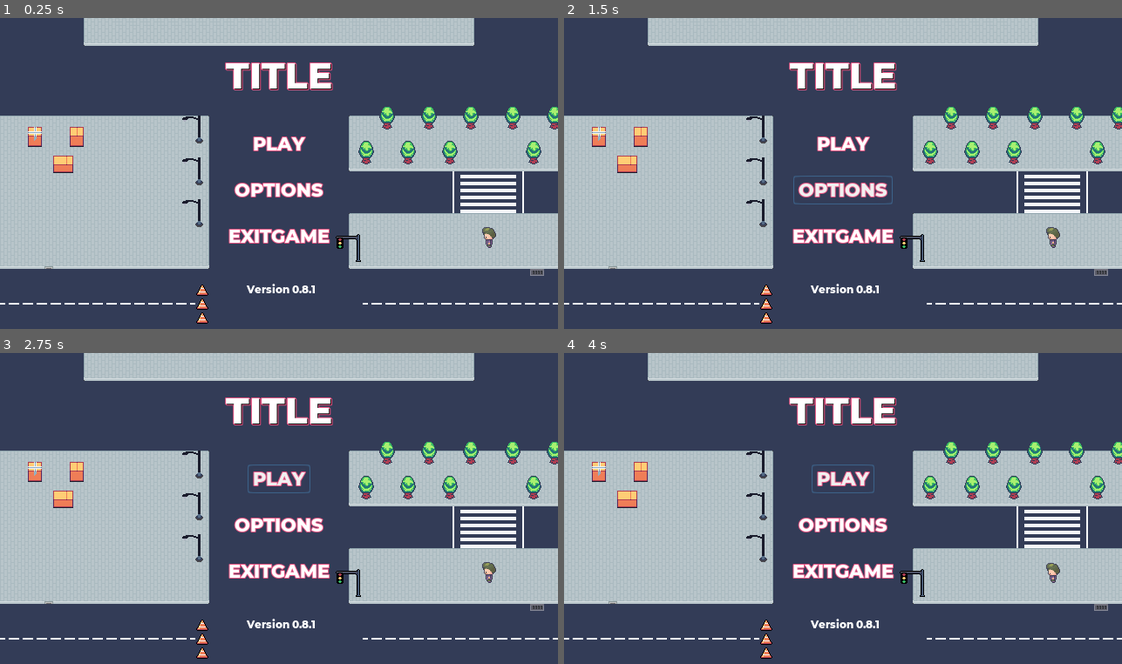
Above: before the commit, frames 1-4 (two rows, left to right).
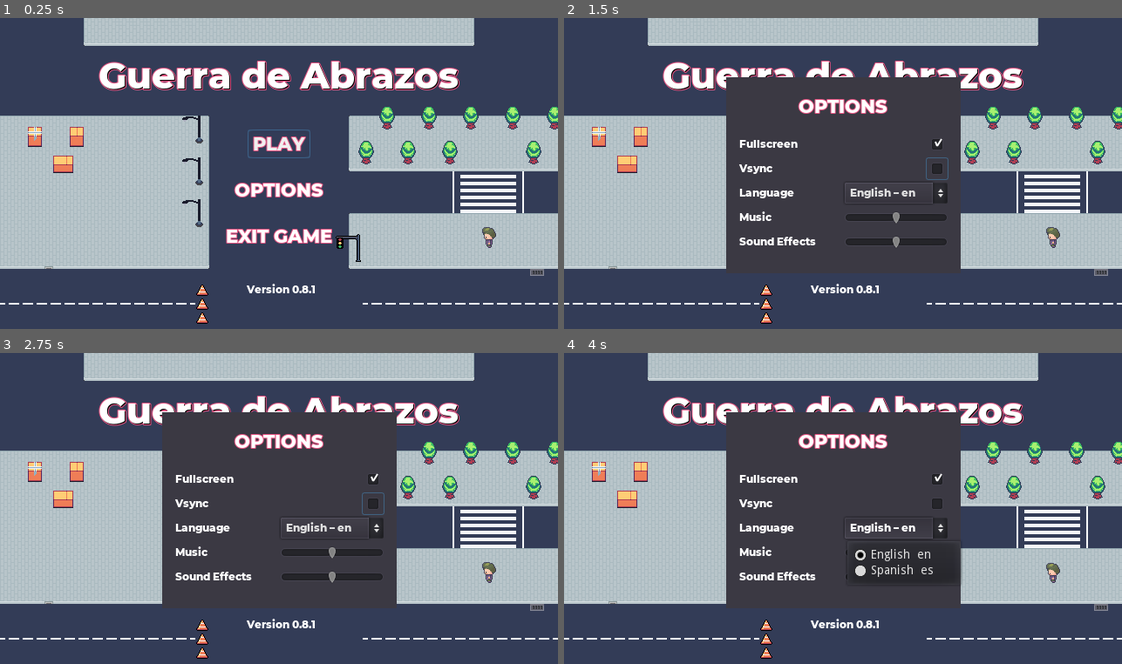
Above: after the commit, the same moments.

Repository: clubbrocoli/pld-practicas
Game: Godot game, scene res://guis/title_screen/title_screen.tscn
Two runs of this game, one before a commit and one after it. Both use one fixed random seed, a clock stepped at 60 frames per second and the inputs below. The engine's default icon, where the game draws it, is replaced by a stand-in: a white triangle on a blue panel in a dark square.
Inputs (mouse positions are in pixels of both pictures, inside the frame that each line leads up to):
- Up to frame 1 (0.25 s): no input
- Up to frame 2 (1.5 s): click "OPTIONS" at 0.5 s; click (937, 167) at 1.27 s
- Up to frame 3 (2.75 s): click "PLAY" at 2 s
- Up to frame 4 (4 s): click "PLAY" at 2.75 s; click (893, 527) at 3.5 s, where only the run after the commit has a clickable "English – en"

The runs differ from the first frame. In frame 1, 4.9% of the frame differs, in the area x 17-83%, y 13-73%; in frame 2, 14%; in frame 3, 14%; in frame 4, 15%, in the area x 17-83%, y 13-81%.
Error before the commit: Parse Error: The identifier "MusicPlayer" isn't declared in the current scope. (res://guis/title_screen/title_screen.gd:8)

Commit message:
:bug::rotating_light: Fix #36. Fix a lot of compilers warnings
+ Correctly prefix private variables with an underscore
+ Add ability to leave select screen with ESCAPE. Hints at the users how to leave.
+ Handle errors when changing scene

Diff:
--- a/GuerraDeAbrazos/actors/npcs/npc.gd
+++ b/GuerraDeAbrazos/actors/npcs/npc.gd
@@ -11,12 +11,10 @@
 var direction = Vector2.ZERO
 var hugging = false
 var hugging_body = null
-var animation
 var pushed = false
 
 
 func start(given_path, starting_position):
-	animation = "run"
 	path = given_path
 	position = starting_position
 	direction = position.direction_to(path[0])
@@ -35,16 +33,14 @@
 		if distance_to_next_point > 1:
 			move_and_slide(direction * speed)
 			for index in get_slide_count():
-				var collision = get_slide_collision(index)
 				move_and_slide(direction.rotated(PI*randf())*speed*rand_range(1,3))
 				direction = position.direction_to(path[0])
 
 			last_input = direction
-			change_animation(animation)
+			change_animation("run")
 		else:
 			# The player get to the next point
 			last_input = direction
-			change_animation(animation)
 			path.remove(0)
 			if path.size() <= 0:
 				queue_free()
--- a/GuerraDeAbrazos/actors/player/bomb.tscn
+++ b/GuerraDeAbrazos/actors/player/bomb.tscn
@@ -54,7 +54,6 @@
 texture = ExtResource( 2 )
 
 [connection signal="area_entered" from="CharacterDetectionArea" to="." method="_on_CharacterDetectionArea_area_entered"]
-[connection signal="area_shape_entered" from="ExplosionArea" to="." method="_on_ExplosionArea_area_shape_entered"]
 [connection signal="body_entered" from="ExplosionArea" to="." method="_on_Explosion_body_entered"]
 [connection signal="body_entered" from="PickUpArea" to="." method="_on_PickUpArea_body_entered"]
 [connection signal="timeout" from="ExplosionDuration" to="." method="_on_ExplosionDuration_timeout"]
--- a/GuerraDeAbrazos/actors/player/player.gd
+++ b/GuerraDeAbrazos/actors/player/player.gd
@@ -59,6 +59,7 @@
 		velocity = move_and_slide(velocity)
 	else:
 		var motion = velocity * (1 - impulse_vel.length()/bomb_push)
+		# warning-ignore:return_value_discarded
 		move_and_slide(motion + impulse_vel)
 		impulse_vel = impulse_vel.move_toward(Vector2.ZERO, friction * delta)
 
--- a/GuerraDeAbrazos/actors/player/player.tscn
+++ b/GuerraDeAbrazos/actors/player/player.tscn
@@ -228,7 +228,7 @@
 texture = ExtResource( 1 )
 hframes = 24
 vframes = 7
-frame = 36
+frame = 38
 
 [node name="AnimationPlayer" type="AnimationPlayer" parent="."]
 anims/IdleDown = SubResource( 3 )
--- a/GuerraDeAbrazos/areas/boxy_obstacles.tres
+++ b/GuerraDeAbrazos/areas/boxy_obstacles.tres
@@ -17,34 +17,34 @@
 [sub_resource type="ConvexPolygonShape2D" id=5]
 points = PoolVector2Array( 23, 20, 0, 20, 0, 10, 23, 10 )
 
+[sub_resource type="ConvexPolygonShape2D" id=6]
+points = PoolVector2Array( 32, 16, 0, 16, 0, 4, 32, 4 )
+
+[sub_resource type="ConvexPolygonShape2D" id=7]
+points = PoolVector2Array( 16, 16, 0, 16, 0, 11, 16, 11 )
+
+[sub_resource type="ConvexPolygonShape2D" id=8]
+points = PoolVector2Array( 16, 16, 0, 16, 0, 12, 16, 12 )
+
+[sub_resource type="ConvexPolygonShape2D" id=9]
+points = PoolVector2Array( 0, 10, 1, 9, 13, 9, 14, 10, 14, 12, 13, 13, 1, 13, 0, 12 )
+
+[sub_resource type="ConvexPolygonShape2D" id=10]
+points = PoolVector2Array( 0, 12, 1, 11, 13, 11, 14, 12, 14, 14, 12, 16, 2, 16, 0, 14, 0, 14 )
+
+[sub_resource type="ConvexPolygonShape2D" id=11]
+points = PoolVector2Array( 16, 16, 0, 16, 0, 12, 16, 12 )
+
+[sub_resource type="ConvexPolygonShape2D" id=12]
+points = PoolVector2Array( 3, 14, 3, 13, 2, 12, 1, 11, 10, 11, 10, 12, 9, 12, 9, 14 )
+
+[sub_resource type="ConvexPolygonShape2D" id=13]
+points = PoolVector2Array( 12, 16, 0, 16, 0, 12, 12, 12 )
+
 [sub_resource type="ConvexPolygonShape2D" id=14]
-points = PoolVector2Array( 32, 16, 0, 16, 0, 4, 32, 4 )
+points = PoolVector2Array( 12, 16, 0, 16, 0, 12, 12, 12 )
 
 [sub_resource type="ConvexPolygonShape2D" id=15]
-points = PoolVector2Array( 16, 16, 0, 16, 0, 11, 16, 11 )
-
-[sub_resource type="ConvexPolygonShape2D" id=6]
-points = PoolVector2Array( 16, 16, 0, 16, 0, 12, 16, 12 )
-
-[sub_resource type="ConvexPolygonShape2D" id=7]
-points = PoolVector2Array( 0, 10, 1, 9, 13, 9, 14, 10, 14, 12, 13, 13, 1, 13, 0, 12 )
-
-[sub_resource type="ConvexPolygonShape2D" id=8]
-points = PoolVector2Array( 0, 12, 1, 11, 13, 11, 14, 12, 14, 14, 12, 16, 2, 16, 0, 14, 0, 14 )
-
-[sub_resource type="ConvexPolygonShape2D" id=9]
-points = PoolVector2Array( 16, 16, 0, 16, 0, 12, 16, 12 )
-
-[sub_resource type="ConvexPolygonShape2D" id=10]
-points = PoolVector2Array( 3, 14, 3, 13, 2, 12, 1, 11, 10, 11, 10, 12, 9, 12, 9, 14 )
-
-[sub_resource type="ConvexPolygonShape2D" id=11]
-points = PoolVector2Array( 12, 16, 0, 16, 0, 12, 12, 12 )
-
-[sub_resource type="ConvexPolygonShape2D" id=12]
-points = PoolVector2Array( 12, 16, 0, 16, 0, 12, 12, 12 )
-
-[sub_resource type="ConvexPolygonShape2D" id=13]
 points = PoolVector2Array( 25, 26, 0, 26, 0, 17, 25, 17 )
 
 [resource]
--- a/GuerraDeAbrazos/guis/game_menu/game_menu.gd
+++ b/GuerraDeAbrazos/guis/game_menu/game_menu.gd
@@ -17,7 +17,8 @@
 
 func _on_Quit_pressed():
 	close()
-	get_tree().change_scene("res://guis/title_screen/title_screen.tscn")
+	if get_tree().change_scene("res://guis/title_screen/title_screen.tscn") != OK:
+		print("Unexpected error changing scene to leave a match")
 
 
 func open():
--- a/GuerraDeAbrazos/guis/ingame_gui/gui.gd
+++ b/GuerraDeAbrazos/guis/ingame_gui/gui.gd
@@ -12,7 +12,7 @@
 	_change_icon()
 
 
-func _process(delta):
+func _process(_delta):
 	if Engine.editor_hint:
 		_change_icon()
 
--- a/GuerraDeAbrazos/guis/options_menu/options_menu.gd
+++ b/GuerraDeAbrazos/guis/options_menu/options_menu.gd
@@ -1,44 +1,46 @@
 extends Control
 
-onready var Settings = get_node("/root/Settings")
-
+onready var fullscreen_checkbox = $VBoxContainer/Fullscreen/CheckBox
+onready var vsync_checkbox = $VBoxContainer/Vsync/CheckBox
+onready var language_option = $VBoxContainer/Language/OptionButton
+onready var music_vol_slider = $VBoxContainer/MusicVol/HSlider
+onready var sfx_vol_slider = $VBoxContainer/SfxVol/HSlider
 
 func _ready():
-	$VBoxContainer/Fullscreen/Button.pressed = Settings.get_setting("display", "fullscreen")
-	$VBoxContainer/Vsync/Button.pressed = Settings.get_setting("display", "vsync")
-	$VBoxContainer/Language/OptionButton.selected = _locale_to_id(Settings.get_setting("input", "locale"))
-
+	fullscreen_checkbox.pressed = Settings.get_setting("display", "fullscreen")
+	vsync_checkbox.pressed = Settings.get_setting("display", "vsync")
+	language_option.selected = _locale_to_id(Settings.get_setting("input", "locale"))
+	music_vol_slider.value = Settings.get_setting("audio", "music_volume")
+	sfx_vol_slider.value = Settings.get_setting("audio", "sfx_volume")
 
 func open():
-	$VBoxContainer/Fullscreen/Button.grab_focus()
+	fullscreen_checkbox.grab_focus()
 	show()
 
 
 func close():
+	Settings.save_settings()
 	hide()
 
 
 func _on_Fullscreen_toggled(button_pressed):
 	Settings.set_setting("display", "fullscreen", button_pressed)
 	Settings.apply_settings()
-	Settings.save_settings()
+
 
 
 func _on_Vsync_toggled(button_pressed):
 	Settings.set_setting("display", "vsync", button_pressed)
 	Settings.apply_settings()
-	Settings.save_settings()
 
 
-func _on_OptionButton_item_selected(index):
+func _on_Language_item_selected(index):
 	match index:
 		0:
 			Settings.set_setting("input", "locale", "en")
 		1:
 			Settings.set_setting("input", "locale", "es")
-
 	Settings.apply_settings()
-	Settings.save_settings()
 
 
 func _locale_to_id(locale: String):
@@ -47,3 +49,13 @@
 			return 0
 		"es":
 			return 1
+
+
+func _on_MusicVol_value_changed(value):
+	Settings.set_setting("audio", "music_volume", value)
+	Settings.apply_settings()
+
+
+func _on_SfxVol_value_changed(value):
+	Settings.set_setting("audio", "sfx_volume", value)
+	Settings.apply_settings()
--- a/GuerraDeAbrazos/guis/options_menu/options_menu.tscn
+++ b/GuerraDeAbrazos/guis/options_menu/options_menu.tscn
@@ -4,25 +4,17 @@
 [ext_resource path="res://assets/fonts/montserrat_eb_big.tres" type="DynamicFont" id=2]
 [ext_resource path="res://guis/options_menu/options_menu.gd" type="Script" id=3]
 
-[node name="OptionsMenu" type="Control"]
+[node name="OptionsMenu" type="ColorRect"]
 anchor_left = 0.5
 anchor_top = 0.5
 anchor_right = 0.5
 anchor_bottom = 0.5
-margin_left = -110.0
-margin_top = -100.0
-margin_right = 110.0
-margin_bottom = 100.0
-rect_min_size = Vector2( 160, 0 )
+margin_left = -134.5
+margin_top = -112.5
+margin_right = 134.5
+margin_bottom = 112.5
+color = Color( 0.231373, 0.223529, 0.262745, 1 )
 script = ExtResource( 3 )
-__meta__ = {
-"_edit_use_anchors_": false
-}
-
-[node name="ColorRect" type="ColorRect" parent="."]
-anchor_right = 1.0
-anchor_bottom = 1.0
-color = Color( 0.231373, 0.223529, 0.262745, 1 )
 __meta__ = {
 "_edit_use_anchors_": false
 }
@@ -33,12 +25,13 @@
 margin_left = 15.0
 margin_top = 20.0
 margin_right = -15.0
+custom_constants/separation = 4
 __meta__ = {
 "_edit_use_anchors_": false
 }
 
 [node name="Label" type="Label" parent="VBoxContainer"]
-margin_right = 190.0
+margin_right = 239.0
 margin_bottom = 27.0
 custom_fonts/font = ExtResource( 2 )
 text = "OPTIONS"
@@ -47,72 +40,121 @@
 
 [node name="MarginContainer" type="MarginContainer" parent="VBoxContainer"]
 margin_top = 31.0
-margin_right = 190.0
+margin_right = 239.0
 margin_bottom = 41.0
 rect_min_size = Vector2( 0, 10 )
 
 [node name="Fullscreen" type="HBoxContainer" parent="VBoxContainer"]
 margin_top = 45.0
-margin_right = 190.0
-margin_bottom = 85.0
+margin_right = 239.0
+margin_bottom = 69.0
 
 [node name="Label" type="Label" parent="VBoxContainer/Fullscreen"]
-margin_top = 12.0
-margin_right = 93.0
-margin_bottom = 28.0
+margin_top = 4.0
+margin_right = 211.0
+margin_bottom = 20.0
 size_flags_horizontal = 3
 custom_fonts/font = ExtResource( 1 )
 text = "FULLSCREEN"
 
-[node name="Button" type="CheckButton" parent="VBoxContainer/Fullscreen"]
-margin_left = 97.0
-margin_right = 190.0
-margin_bottom = 40.0
-size_flags_horizontal = 3
-custom_fonts/font = ExtResource( 1 )
+[node name="CheckBox" type="CheckBox" parent="VBoxContainer/Fullscreen"]
+margin_left = 215.0
+margin_right = 239.0
+margin_bottom = 24.0
 
 [node name="Vsync" type="HBoxContainer" parent="VBoxContainer"]
-margin_top = 89.0
-margin_right = 190.0
-margin_bottom = 129.0
+margin_top = 73.0
+margin_right = 239.0
+margin_bottom = 97.0
 
 [node name="Label" type="Label" parent="VBoxContainer/Vsync"]
-margin_top = 12.0
-margin_right = 93.0
-margin_bottom = 28.0
+margin_top = 4.0
+margin_right = 211.0
+margin_bottom = 20.0
 size_flags_horizontal = 3
 custom_fonts/font = ExtResource( 1 )
 text = "VSYNC"
 
-[node name="Button" type="CheckButton" parent="VBoxContainer/Vsync"]
-margin_left = 97.0
-margin_right = 190.0
-margin_bottom = 40.0
-size_flags_horizontal = 3
-custom_fonts/font = ExtResource( 1 )
+[node name="CheckBox" type="CheckBox" parent="VBoxContainer/Vsync"]
+margin_left = 215.0
+margin_right = 239.0
+margin_bottom = 24.0
 
 [node name="Language" type="HBoxContainer" parent="VBoxContainer"]
-margin_top = 133.0
-margin_right = 190.0
-margin_bottom = 155.0
+margin_top = 101.0
+margin_right = 239.0
+margin_bottom = 125.0
+rect_min_size = Vector2( 0, 24 )
 
 [node name="Label" type="Label" parent="VBoxContainer/Language"]
-margin_top = 3.0
-margin_right = 93.0
-margin_bottom = 19.0
+margin_top = 4.0
+margin_right = 117.0
+margin_bottom = 20.0
 size_flags_horizontal = 3
 custom_fonts/font = ExtResource( 1 )
 text = "LANGUAGE"
 
 [node name="OptionButton" type="OptionButton" parent="VBoxContainer/Language"]
-margin_left = 97.0
-margin_right = 190.0
-margin_bottom = 22.0
+margin_left = 121.0
+margin_right = 239.0
+margin_bottom = 24.0
 size_flags_horizontal = 3
 custom_fonts/font = ExtResource( 1 )
+text = "ENGLISH"
 items = [ "ENGLISH", null, false, 0, null, "SPANISH", null, false, 1, null ]
 selected = 0
 
-[connection signal="toggled" from="VBoxContainer/Fullscreen/Button" to="." method="_on_Fullscreen_toggled"]
-[connection signal="toggled" from="VBoxContainer/Vsync/Button" to="." method="_on_Vsync_toggled"]
-[connection signal="item_selected" from="VBoxContainer/Language/OptionButton" to="." method="_on_OptionButton_item_selected"]
+[node name="MusicVol" type="HBoxContainer" parent="VBoxContainer"]
+margin_top = 129.0
+margin_right = 239.0
+margin_bottom = 153.0
+rect_min_size = Vector2( 0, 24 )
+
+[node name="Label" type="Label" parent="VBoxContainer/MusicVol"]
+margin_top = 4.0
+margin_right = 117.0
+margin_bottom = 20.0
+size_flags_horizontal = 3
+custom_fonts/font = ExtResource( 1 )
+text = "MUSICVOL"
+valign = 1
+
+[node name="HSlider" type="HSlider" parent="VBoxContainer/MusicVol"]
+margin_left = 121.0
+margin_top = 4.0
+margin_right = 239.0
+margin_bottom = 20.0
+size_flags_horizontal = 3
+size_flags_vertical = 4
+max_value = 1.0
+step = 0.1
+
+[node name="SfxVol" type="HBoxContainer" parent="VBoxContainer"]
+margin_top = 157.0
+margin_right = 239.0
+margin_bottom = 181.0
+rect_min_size = Vector2( 0, 24 )
+
+[node name="Label" type="Label" parent="VBoxContainer/SfxVol"]
+margin_top = 4.0
+margin_right = 117.0
+margin_bottom = 20.0
+size_flags_horizontal = 3
+custom_fonts/font = ExtResource( 1 )
+text = "SFXVOL"
+
+[node name="HSlider" type="HSlider" parent="VBoxContainer/SfxVol"]
+margin_left = 121.0
+margin_top = 4.0
+margin_right = 239.0
+margin_bottom = 20.0
+size_flags_horizontal = 3
+size_flags_vertical = 4
+max_value = 1.0
+step = 0.1
+
+[connection signal="toggled" from="VBoxContainer/Fullscreen/CheckBox" to="." method="_on_Fullscreen_toggled"]
+[connection signal="toggled" from="VBoxContainer/Vsync/CheckBox" to="." method="_on_Vsync_toggled"]
+[connection signal="item_selected" from="VBoxContainer/Language/OptionButton" to="." method="_on_Language_item_selected"]
+[connection signal="value_changed" from="VBoxContainer/MusicVol/HSlider" to="." method="_on_MusicVol_value_changed"]
+[connection signal="value_changed" from="VBoxContainer/SfxVol/HSlider" to="." method="_on_SfxVol_value_changed"]
--- a/GuerraDeAbrazos/guis/score_screen/score_screen.gd
+++ b/GuerraDeAbrazos/guis/score_screen/score_screen.gd
@@ -1,11 +1,11 @@
 extends Control
 
 
-var scores: Array
+var _scores: Array
 
 
 func init(scores):
-	self.scores = scores
+	_scores = scores
 
 func _ready():
-	$Label.text = String(scores)
+	$Label.text = String(_scores)
--- a/GuerraDeAbrazos/guis/select_screen/select_screen.gd
+++ b/GuerraDeAbrazos/guis/select_screen/select_screen.gd
@@ -13,7 +13,6 @@
 var devices: Array = []
 var textures: Array = []
 var disconnected_players: Array = []
-
 
 
 func _ready():
@@ -42,11 +41,10 @@
 		elif not disconnected_players.empty():
 			add_player(device_id)
 
-	# Check for leave by pressing CANCEL
-	if event.is_action_pressed("gui_cancel_joy"):
-		device_id = event.get_device()
-		if device_id in devices:
-			remove_player(device_id)
+	# Check for leave by pressing EXIT or CANCEL
+	if event.is_action_pressed("gui_menu") or event.is_action_pressed("gui_cancel_joy"):
+		if get_tree().change_scene("res://guis/title_screen/title_screen.tscn") != OK:
+			print("Unexpected error switching to TitleScreen scene")
 
 	# Start game
 	if _beginnable() and event.is_action_pressed("gui_accept"):
@@ -80,7 +78,7 @@
 	textures[player_id] = player_panel.get_node("Sprite").get_texture()
 
 	if _beginnable():
-		$Select/BeginHint/Label.visible = true
+		$Select/BeginHint/Label.text = "STARTTIP"
 
 
 func remove_player(device_id):
@@ -96,7 +94,8 @@
 	textures[player_id] = null
 
 	if not _beginnable():
-		$Select/BeginHint/Label.visible = false
+		$Select/BeginHint/Label.text = "BACKTIP"
+
 
 
 func _beginnable():
--- a/GuerraDeAbrazos/guis/select_screen/select_screen.tscn
+++ b/GuerraDeAbrazos/guis/select_screen/select_screen.tscn
@@ -156,13 +156,12 @@
 color = Color( 0.145098, 0.145098, 0.164706, 1 )
 
 [node name="Label" type="Label" parent="Select/BeginHint"]
-visible = false
 anchor_right = 1.0
 anchor_bottom = 1.0
 size_flags_horizontal = 3
 size_flags_vertical = 0
 custom_fonts/font = ExtResource( 2 )
-text = "STARTTIP"
+text = "BACKTIP"
 align = 1
 valign = 1
 __meta__ = {
--- a/GuerraDeAbrazos/level_manager.gd
+++ b/GuerraDeAbrazos/level_manager.gd
@@ -6,24 +6,19 @@
 export var score_objective: int = 3
 export var max_levels: int = 0
 
-var scores: Array
-var devices: Array
-var textures: Array
-var levels: Array
-var current_level: int = 0
-var levels_played: int = 0
+var _scores: Array
+var _devices: Array
+var _textures: Array
+var _levels: Array
+var _current_level: int = 0
+var _levels_played: int = 0
 
 
 func init(devices, textures):
-	self.devices = devices
-	self.textures = textures
-	for i in devices.size():
-		scores.append(0)
-
-
-func set_end_conditions(score_objective, max_levels):
-	self.score_objective = score_objective
-	self.max_levels = max_levels
+	_devices = devices
+	_textures = textures
+	for i in _devices.size():
+		_scores.append(0)
 
 
 func _ready():
@@ -33,15 +28,15 @@
 
 func _on_Level_finished(extra_scores):
 	# Update Scores
-	for i in scores.size():
-		scores[i] += extra_scores[i]
+	for i in _scores.size():
+		_scores[i] += extra_scores[i]
 
 	# Check for conditions to end game
-	for score in scores:
+	for score in _scores:
 		if score_objective != 0 and score >= score_objective:
 			_end_game()
 
-	if max_levels != 0 and levels_played >= max_levels:
+	if max_levels != 0 and _levels_played >= max_levels:
 		_end_game()
 
 	_load_next_level()
@@ -54,26 +49,26 @@
 		var file_name = dir.get_next()
 		while file_name != "":
 			if file_name.ends_with(".tscn"):
-				levels.append(file_name)
+				_levels.append(file_name)
 			file_name = dir.get_next()
 	else:
 		print("An error occurred when trying to access the path.")
 
-	levels.shuffle()
+	_levels.shuffle()
 
 
 func _load_next_level():
-	current_level += 1
+	_current_level += 1
 
-	if current_level >= levels.size():
-		levels.shuffle()
-		current_level = 0
+	if _current_level >= _levels.size():
+		_levels.shuffle()
+		_current_level = 0
 
-	var level = load("res://levels/" + levels[current_level]).instance()
+	var level = load("res://levels/" + _levels[_current_level]).instance()
 
-	if level.playable(devices.size()):
-		levels_played += 1
-		level.init(devices, textures)
+	if level.playable(_devices.size()):
+		_levels_played += 1
+		level.init(_devices, _textures)
 		level.connect("finished", self, "_on_Level_finished")
 		add_child(level)
 	else:
@@ -81,9 +76,9 @@
 
 
 func _end_game():
-	# Instance scores screen and free self
+	# Instance _scores screen and free self
 	var scores_screen = ScoreScreen.instance()
-	scores_screen.init(scores)
+	scores_screen.init(_scores)
 	get_tree().get_root().add_child(scores_screen)
 	get_tree().set_current_scene(scores_screen)
 	queue_free()
--- a/GuerraDeAbrazos/levels/pandemic.gd
+++ b/GuerraDeAbrazos/levels/pandemic.gd
@@ -5,7 +5,7 @@
 func _ready():
 	n_players = $YSort/Players.get_child_count()
 
-func _on_hug_finished(body_a, body_b):
+func _on_hug_finished(body_a, _body_b):
 	_add_to_score(body_a.id, -1)
 	if scores[body_a.id] == 0:
 		body_a.queue_free()
--- a/GuerraDeAbrazos/levels/pandemic.tscn
+++ b/GuerraDeAbrazos/levels/pandemic.tscn
@@ -46,7 +46,7 @@
 [node name="NPCManager" parent="." index="6"]
 npc_max_number = 10
 rng_speed = 10
-spawn_speedup = 5
+spawn_speedup = 1
 speed_speedup = 1
 
 [node name="NavigationPolygonInstance" parent="NPCManager" index="0"]
--- a/GuerraDeAbrazos/project.godot
+++ b/GuerraDeAbrazos/project.godot
@@ -20,7 +20,8 @@
 
 [autoload]
 
-Settings="*res://global_settings.gd"
+Settings="*res://autoloads/global_settings.gd"
+MusicPlayer="*res://autoloads/music_player.tscn"
 
 [display]
 
@@ -339,6 +340,11 @@
 2d_physics/layer_4="Bomb"
 2d_physics/layer_5="NPC"
 
+[locale]
+
+test="es"
+translations=PoolStringArray( "res://assets/translation/tr.en.translation", "res://assets/translation/tr.es.translation" )
+
 [rendering]
 
 quality/intended_usage/framebuffer_allocation=0
Not shown: 10 places in GuerraDeAbrazos/areas/boxy_obstacles.tres that only renumber resources
